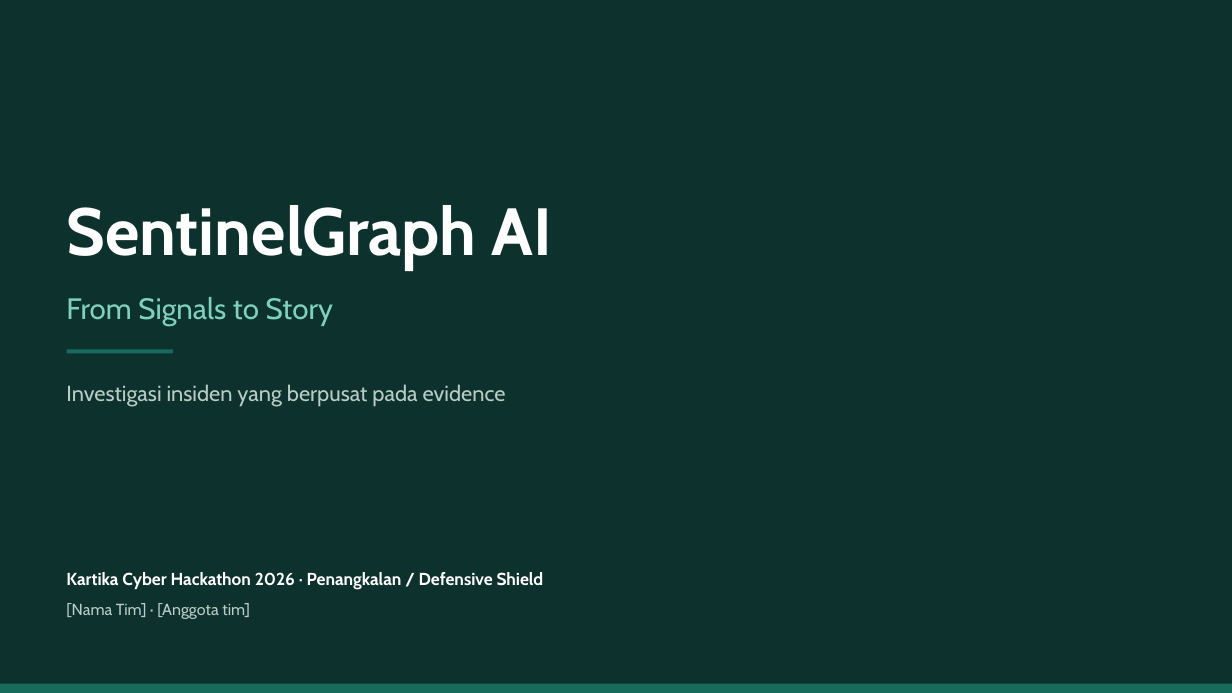
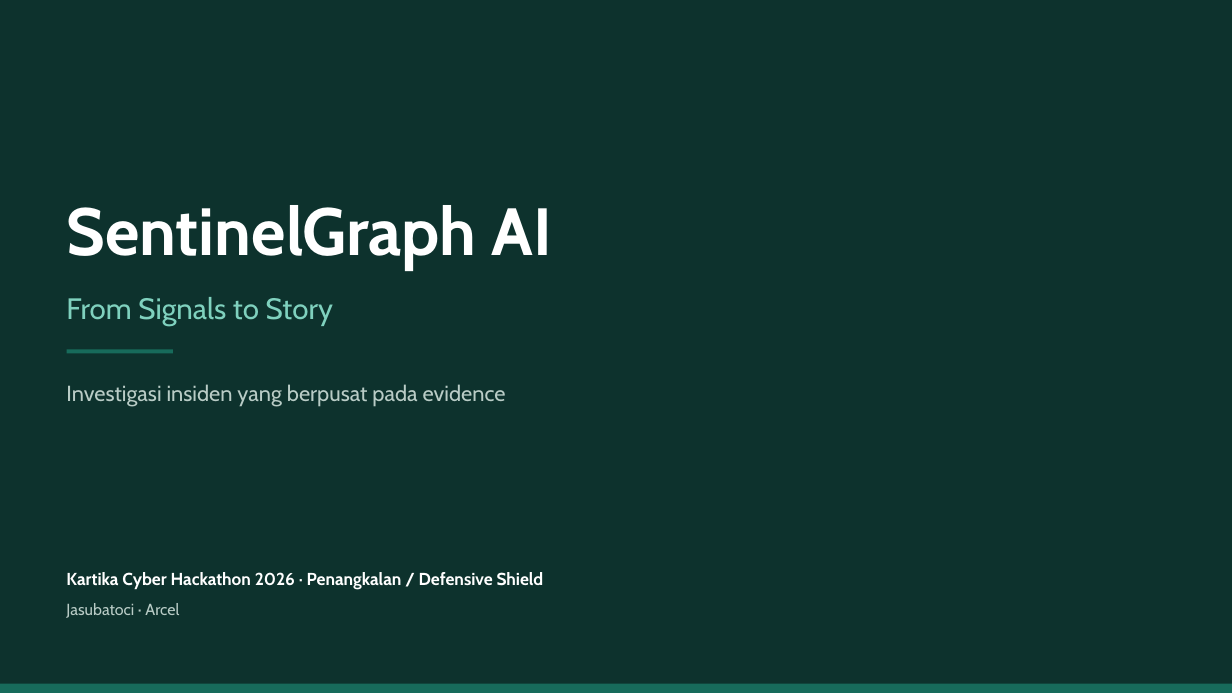
Before and after one commit to jackkd414-source/sentinel-graph-ai, a slide deck: slide 1 of docs/presentation/SentinelGraph-AI-slides.pptx. Drawn at 1232x693 pixels with LibreOffice and Linux fonts; fonts in the diff are those of the drawing. Boxes give left, top, right and bottom in pixels: in the first picture for what was removed or moved away, otherwise in the second. Text is boxed around its words. In the diff, an @@ line names an element or a change of style, - is before the commit and + after.

```diff
--- a/docs/presentation/SentinelGraph-AI-slides.pptx
+++ b/docs/presentation/SentinelGraph-AI-slides.pptx
@@ text at bbox=[66, 603, 179, 618]: text changed @@
-[Nama Tim] · [Anggota tim]
+Jasubatoci · Arcel
```
Also in this commit, not shown: 4 other files.
